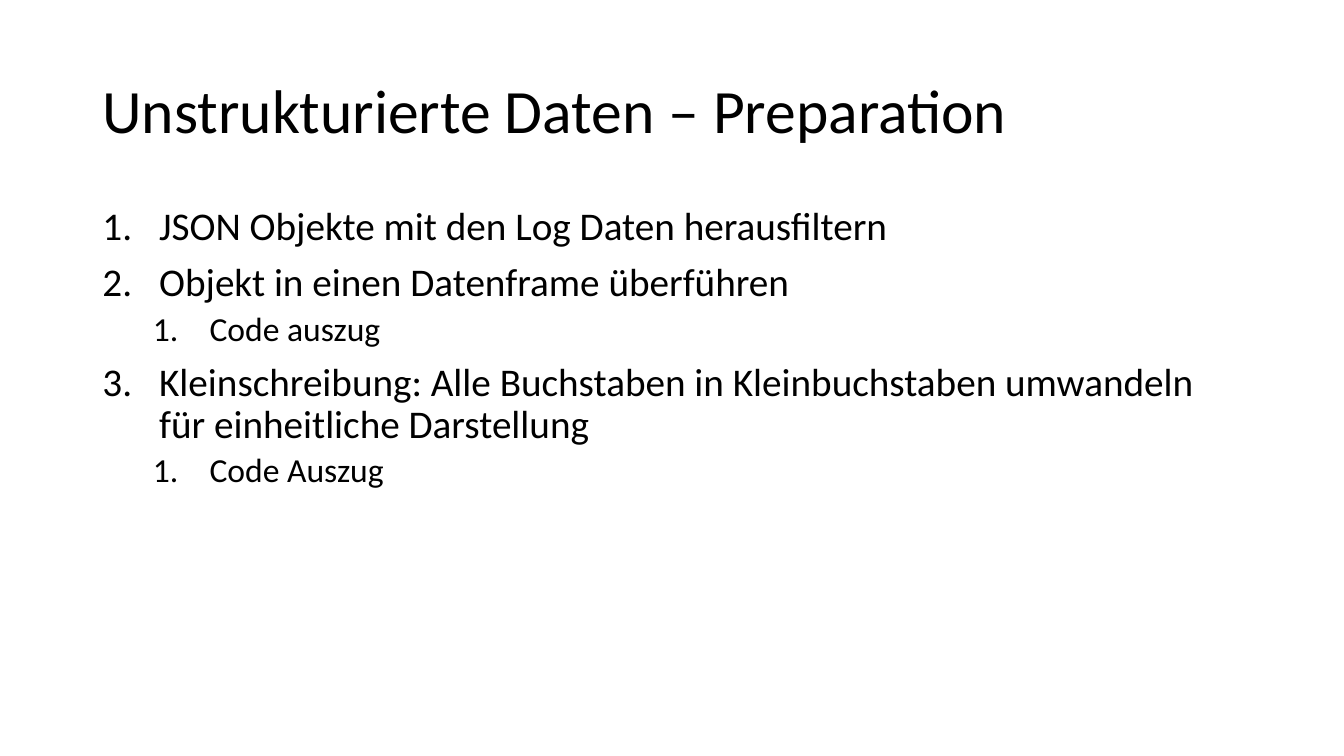
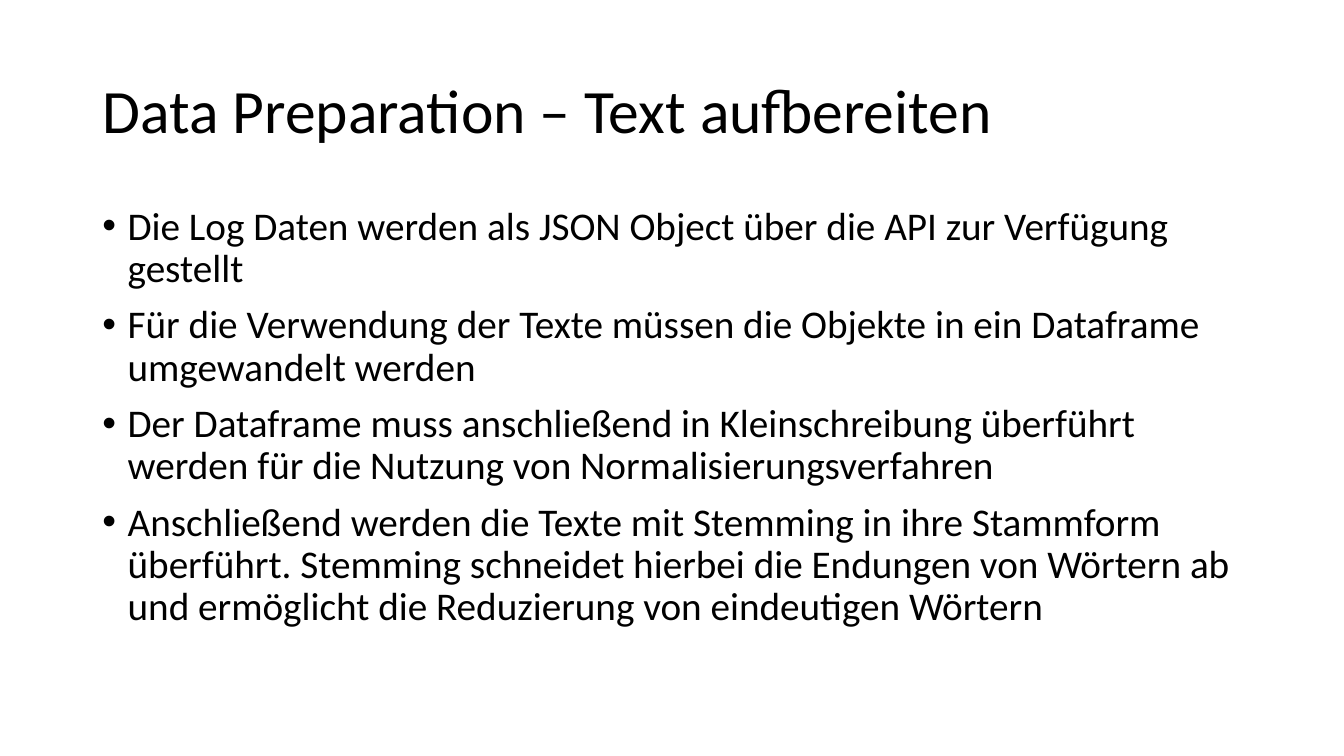
Before and after one commit to Flitschi7/big-data-management, a slide deck: slide 13 of Dokumentation HHZ Rocket Project.pptx (slide 11 before the commit). Drawn at 1344x756 pixels with LibreOffice and Linux fonts; fonts in the diff are those of the drawing. Boxes give left, top, right and bottom in pixels: in the first picture for what was removed or moved away, otherwise in the second. Text is boxed around its words. In the diff, an @@ line names an element or a change of style, - is before the commit and + after.

```diff
--- a/Dokumentation HHZ Rocket Project.pptx
+++ b/Dokumentation HHZ Rocket Project.pptx
@@ title at (102, 89, 992, 143): text changed @@
-Unstrukturierte Daten – Preparation
+Data Preparation – Text aufbereiten
@@ text at (128, 212, 1229, 627): text changed @@
-1. JSON Objekte mit den Log Daten herausfiltern
-2. Objekt in einen Datenframe überführen
-  1. Code auszug
-3. Kleinschreibung: Alle Buchstaben in Kleinbuchstaben umwandeln für einheitliche Darstellung
-  1. Code Auszug
+• Die Log Daten werden als JSON Object über die API zur Verfügung gestellt
+• Für die Verwendung der Texte müssen die Objekte in ein Dataframe umgewandelt werden
+• Der Dataframe muss anschließend in Kleinschreibung überführt werden für die Nutzung von Normalisierungsverfahren
+• Anschließend werden die Texte mit Stemming in ihre Stammform überführt. Stemming schneidet hierbei die Endungen von Wörtern ab und ermöglicht die Reduzierung von eindeutigen Wörtern
```
Also in this commit, not shown: 6 other slides changed, 7 slides added, 3 slides removed.
